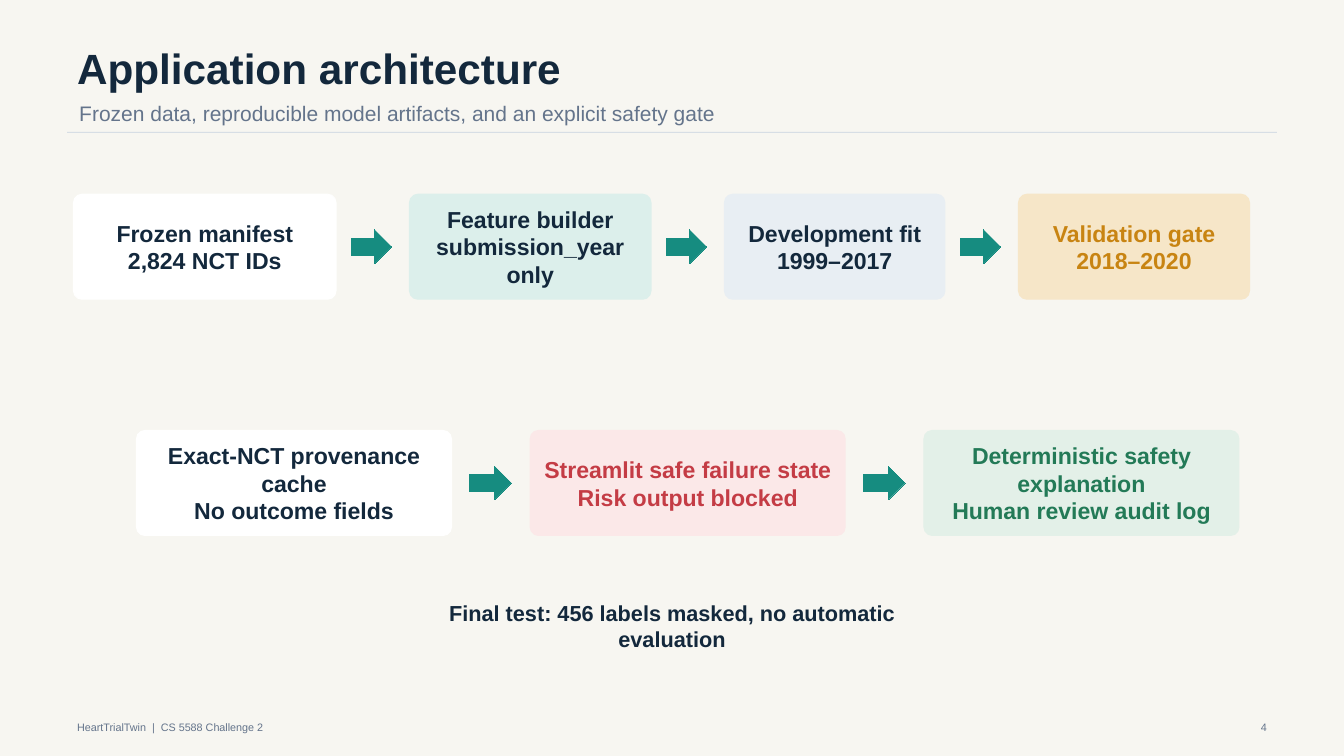
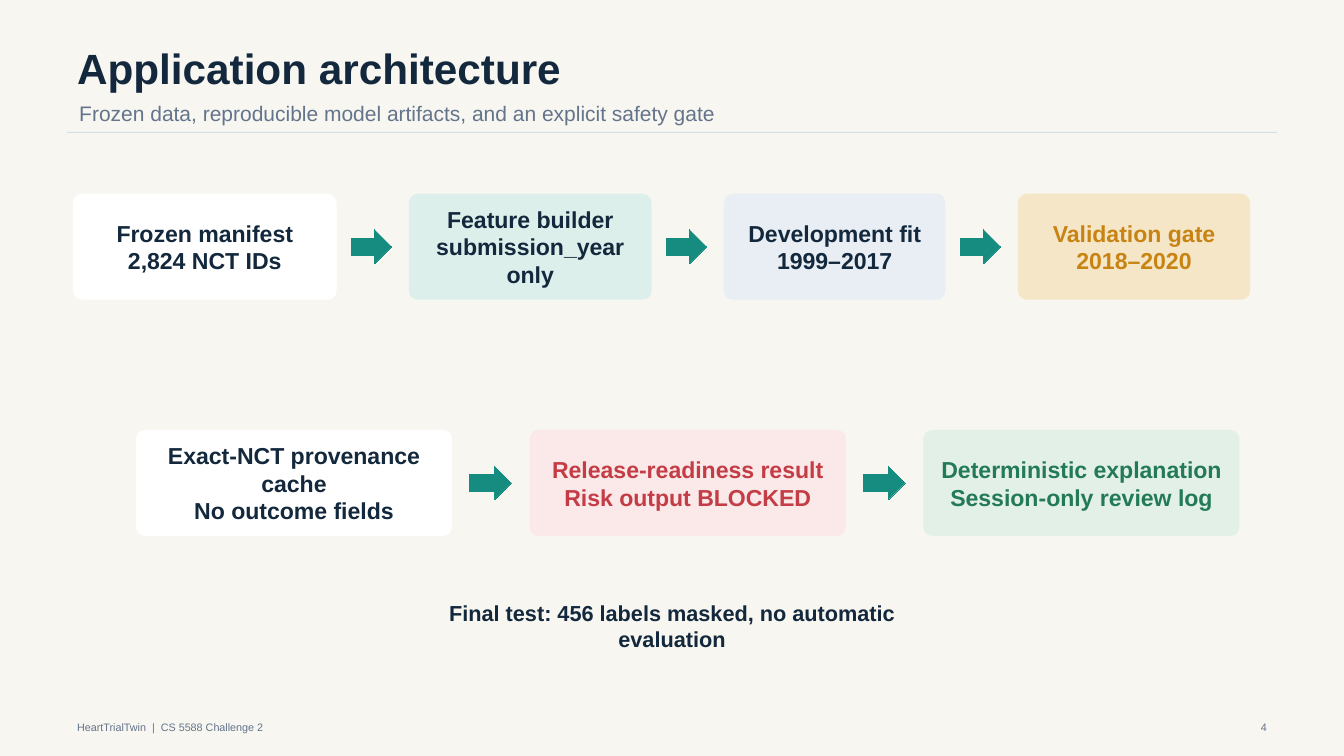
Before and after one commit to akwasianing/HeartTrialTwin, a slide deck: slide 4 of deliverables/HeartTrialTwin_Challenge2_Final.pptx. Drawn at 1344x756 pixels with LibreOffice and Linux fonts; fonts in the diff are those of the drawing. Boxes give left, top, right and bottom in pixels: in the first picture for what was removed or moved away, otherwise in the second. Text is boxed around its words. In the diff, an @@ line names an element or a change of style, - is before the commit and + after.

```diff
--- a/deliverables/HeartTrialTwin_Challenge2_Final.pptx
+++ b/deliverables/HeartTrialTwin_Challenge2_Final.pptx
@@ text in rounded rectangle at (552, 461, 824, 511): text changed @@
-Streamlit safe failure state
-Risk output blocked
+Release-readiness result
+Risk output BLOCKED
@@ text in rounded rectangle at (941, 461, 1222, 511): text changed @@
-Deterministic safety explanation
-Human review audit log
+Deterministic explanation
+Session-only review log
```
Also in this commit, not shown: 8 other slides changed, 6 other files.
